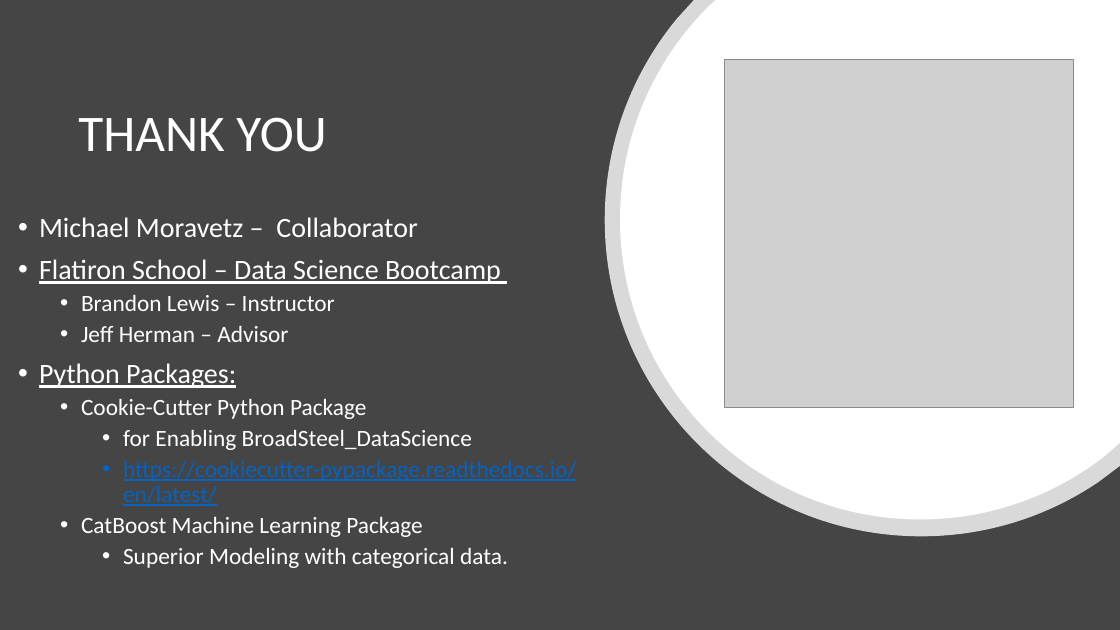
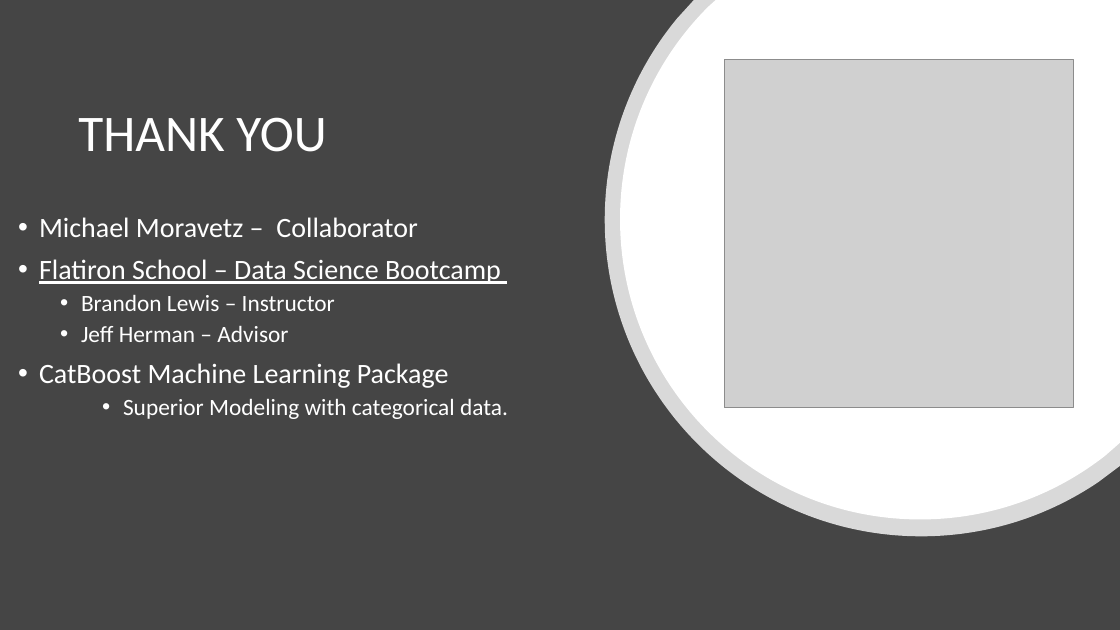
Before and after one commit to jirvingphd/iowa-prisoner-recidivism-mod-3-project, a slide deck: slide 11 of Predicting Recidivism in Released Prisoner in Iowa_v2.pptx (slide 9 before the commit). Drawn at 1120x630 pixels with LibreOffice and Linux fonts; fonts in the diff are those of the drawing; grey boxes stand for pictures. Boxes give left, top, right and bottom in pixels: in the first picture for what was removed or moved away, otherwise in the second. Text is boxed around its words. In the diff, an @@ line names an element or a change of style, - is before the commit and + after.

```diff
--- a/Predicting Recidivism in Released Prisoner in Iowa_v2.pptx
+++ b/Predicting Recidivism in Released Prisoner in Iowa_v2.pptx
@@ text at box(39, 363, 577, 506): paragraphs removed @@
-• Python Packages:
-  • Cookie-Cutter Python Package
-    • for Enabling BroadSteel_DataScience
-    • https://cookiecutter-pypackage.readthedocs.io/en/latest/
@@ text at box(39, 363, 449, 388): size 20 to 24 pt in "CatBoost Machine Learning Package"; list level 2 to 1 in "CatBoost Machine Learning Package" @@
```
Also in this commit, not shown: 4 other slides changed, 2 slides added, 5 other files.
